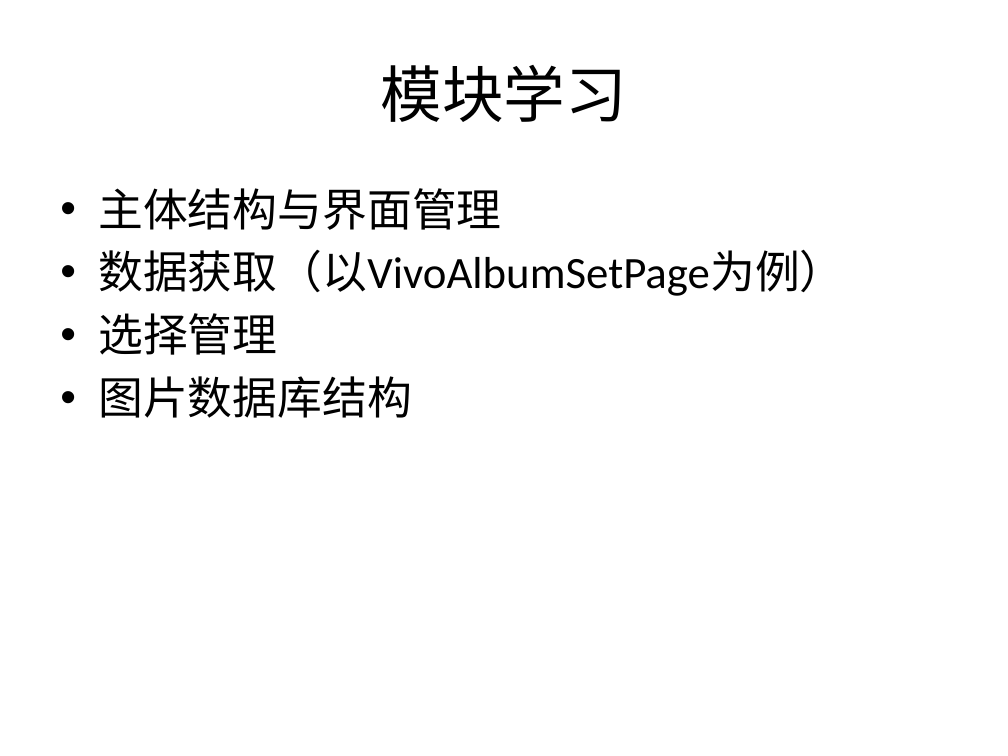
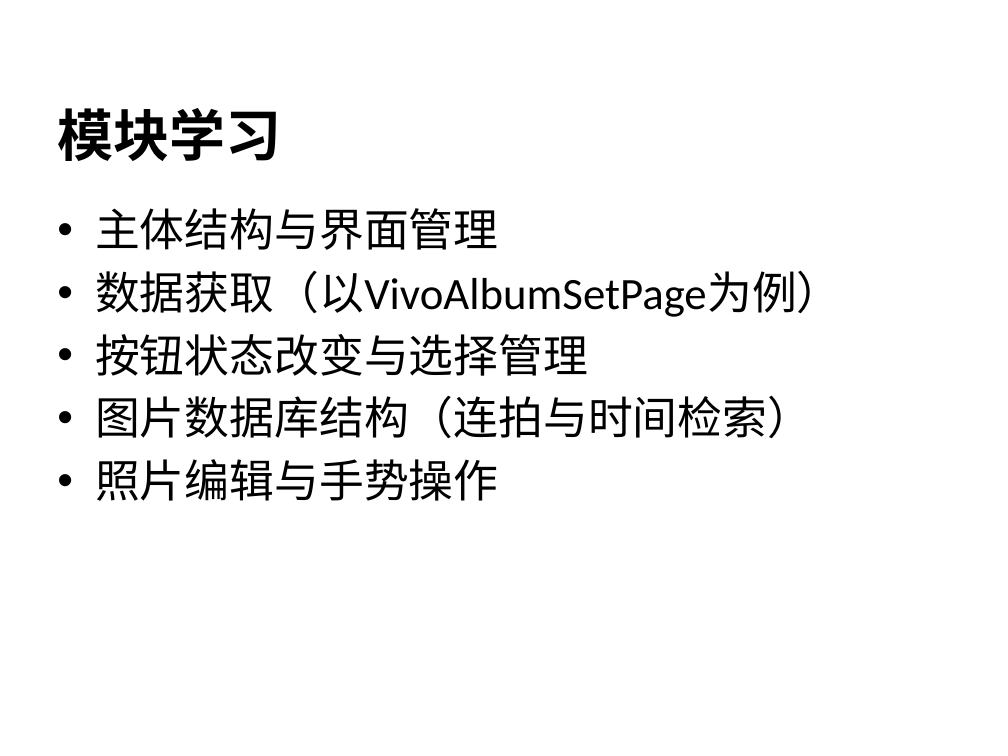
Before and after one commit to littlePunk/-, a slide deck: slide 3 of 11月25号答辩准备.pptx. Drawn at 1008x756 pixels with LibreOffice and Linux fonts; fonts in the diff are those of the drawing; background and template pictures are left out. Boxes give left, top, right and bottom in pixels: in the first picture for what was removed or moved away, otherwise in the second. Text is boxed around its words. In the diff, an @@ line names an element or a change of style, - is before the commit and + after.

```diff
--- a/11月25号答辩准备.pptx
+++ b/11月25号答辩准备.pptx
@@ title "模块学习": place and size @@
-title "模块学习" at [381, 65, 627, 122]
+title "模块学习" at [57, 108, 281, 161]
@@ title "模块学习" at [57, 108, 281, 161]: size 44 to 40 pt, font Calibri to Noto Sans CJK SC, bold on; alignment centre to left @@
@@ text "主体结构与界面管理": place and size @@
-text "主体结构与界面管理" at [98, 188, 844, 418]
+text "主体结构与界面管理" at [95, 208, 841, 501]
@@ text at [95, 334, 812, 501]: text changed @@
-• 选择管理
-• 图片数据库结构
+• 按钮状态改变与选择管理
+• 图片数据库结构（连拍与时间检索）
+• 照片编辑与手势操作
```
Also in this commit, not shown: 7 other slides changed, 6 slides added, 2 slides removed, 2 other files.
